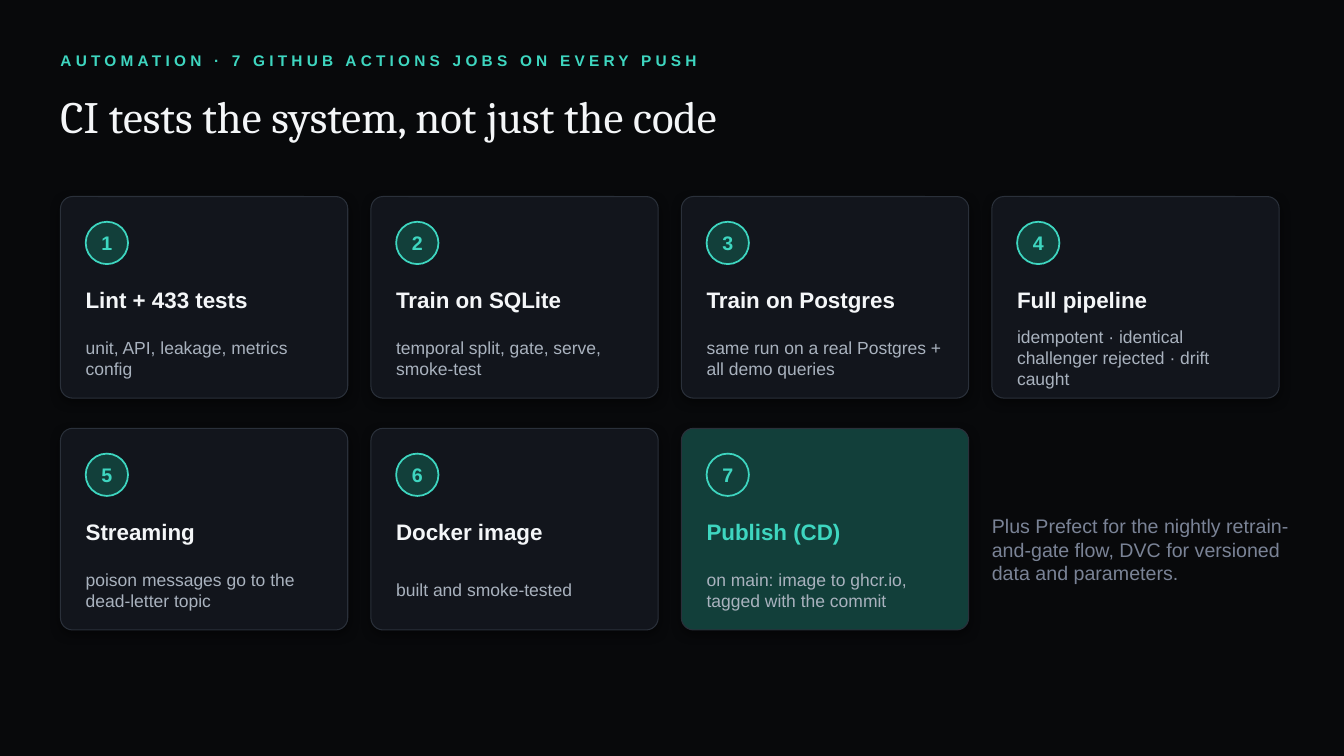
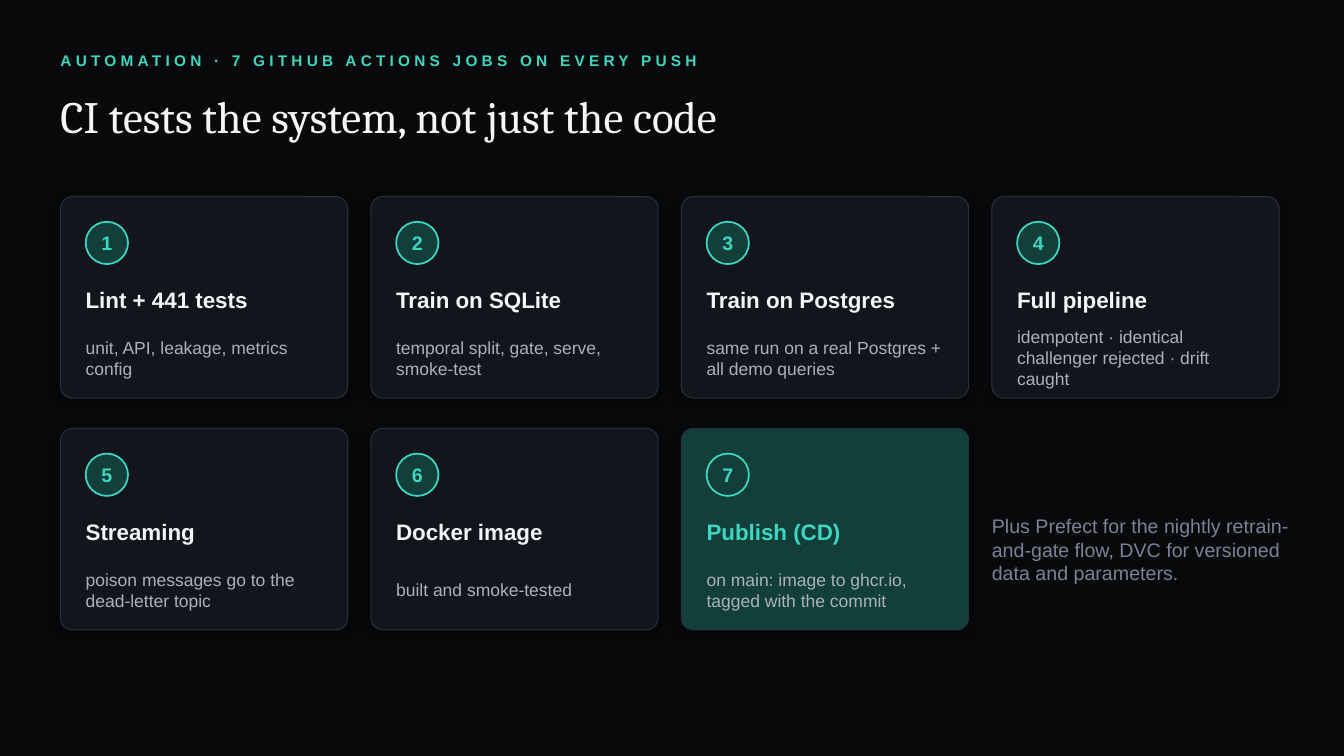
Before and after one commit to markandeyavarma3-lab/subscriber-dropout-detection, a slide deck: slide 10 of docs/viva/slides.pptx. Drawn at 1344x756 pixels with LibreOffice and Linux fonts; fonts in the diff are those of the drawing. Boxes give left, top, right and bottom in pixels: in the first picture for what was removed or moved away, otherwise in the second. Text is boxed around its words. In the diff, an @@ line names an element or a change of style, - is before the commit and + after.

```diff
--- a/docs/viva/slides.pptx
+++ b/docs/viva/slides.pptx
@@ text at [86, 291, 247, 309]: text changed @@
-Lint + 433 tests
+Lint + 441 tests
```
Also in this commit, not shown: 1 other slide changed, 20 other files.
